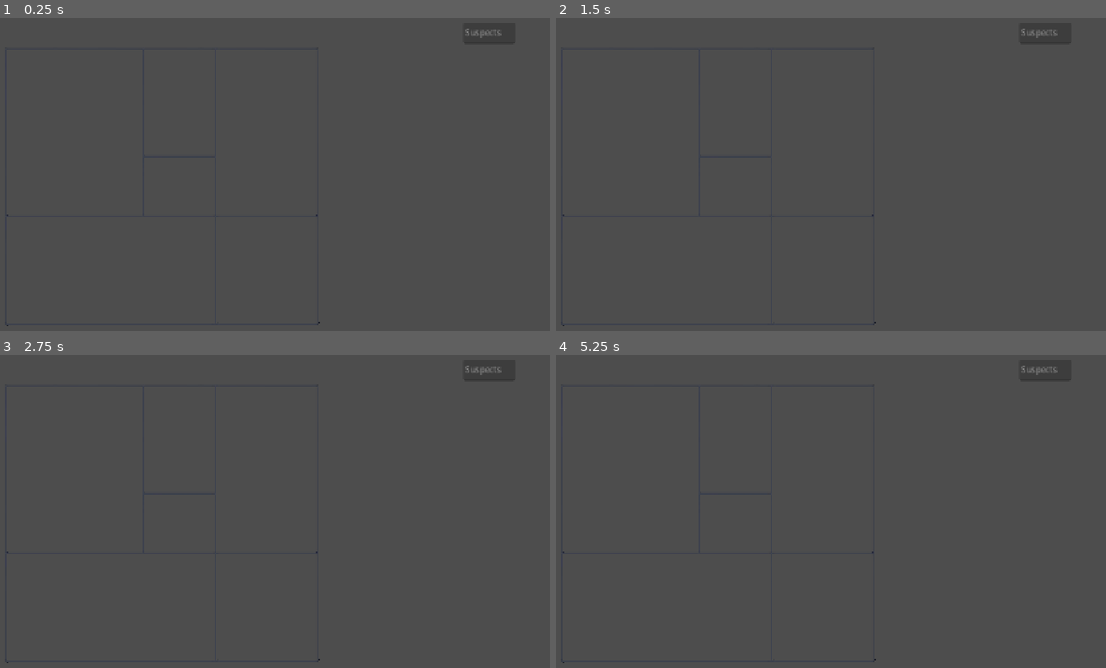
Above: before the commit, frames 1-4 (two rows, left to right).
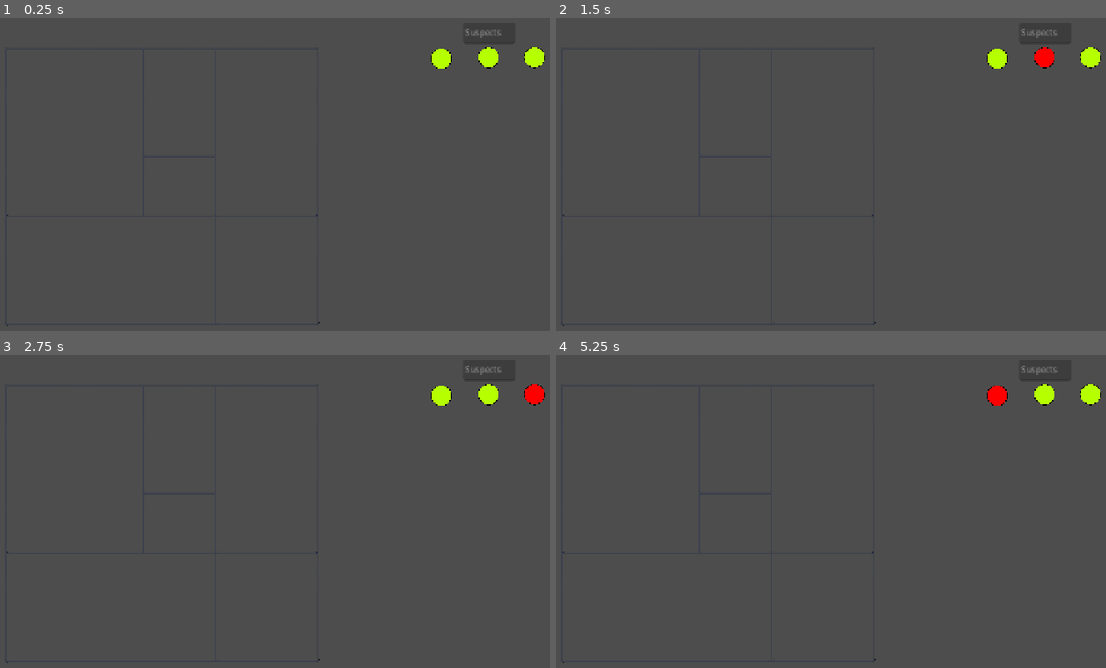
Above: after the commit, the same moments.

Repository: aduImperfect/BrackeysGJ
Game: Godot game, scene res://Scenes/main.tscn
Same seed, same stepped clock (60 frames per second), same inputs: the game is played once before the commit and once after it.
Inputs (mouse positions are in pixels of both pictures, inside the frame that each line leads up to):
- Up to frame 1 (0.25 s): no input
- Up to frame 2 (1.5 s): click (996, 58) at 0.52 s; click (1045, 58) at 1.27 s
- Up to frame 3 (2.75 s): click (533, 395) at 2.02 s
- Up to frame 4 (5.25 s): click (996, 395) at 2.77 s; click (1045, 395) at 3.52 s; click (1089, 395) at 4.27 s; click (996, 395) at 5.02 s

The runs differ from the first frame. In frame 1, 0.6% of the frame differs, in the area x 78-100%, y 9-17%; in frame 2, 0.6%; in frame 3, 0.6%; in frame 4, 0.6%.

Commit message:
Adding in buttons for suspects clicking

Diff:
--- a/brackeys-gj/Scenes/mainui.tscn
+++ b/brackeys-gj/Scenes/mainui.tscn
@@ -1,4 +1,9 @@
 [gd_scene format=3 uid="uid://dwefd1o4kvbii"]
+
+[ext_resource type="Script" uid="uid://bsy7muk02wp7q" path="res://Scripts/suspects_title.gd" id="1_hmkf7"]
+[ext_resource type="Texture2D" uid="uid://d3643rc2jitha" path="res://Textures/Suspects_1.png" id="1_nia38"]
+[ext_resource type="Texture2D" uid="uid://bn3mhbdo20de2" path="res://Textures/Suspects_2.png" id="2_hmkf7"]
+[ext_resource type="Texture2D" uid="uid://dkb3b4y1kedq8" path="res://Textures/Suspects_3.png" id="3_4vhit"]
 
 [node name="MainUI" type="Node2D" unique_id=2093234743]
 
@@ -11,7 +16,7 @@
 offset_right = 1270.0
 offset_bottom = 310.0
 
-[node name="TextEdit" type="TextEdit" parent="Suspects" unique_id=302238619]
+[node name="SuspectsTitle" type="TextEdit" parent="Suspects" unique_id=302238619]
 custom_minimum_size = Vector2(100, 40)
 layout_mode = 0
 offset_left = 245.0
@@ -20,3 +25,37 @@
 text = "Suspects"
 editable = false
 selecting_enabled = false
+script = ExtResource("1_hmkf7")
+
+[node name="SuspectButton_1" type="TextureButton" parent="Suspects" unique_id=1721453105]
+layout_mode = 0
+offset_left = 183.0
+offset_top = 48.0
+offset_right = 223.0
+offset_bottom = 88.0
+scale = Vector2(0.1, 0.1)
+texture_normal = ExtResource("1_nia38")
+texture_pressed = ExtResource("2_hmkf7")
+texture_hover = ExtResource("3_4vhit")
+
+[node name="SuspectButton_2" type="TextureButton" parent="Suspects" unique_id=538804975]
+layout_mode = 0
+offset_left = 274.0
+offset_top = 46.0
+offset_right = 674.0
+offset_bottom = 446.0
+scale = Vector2(0.1, 0.1)
+texture_normal = ExtResource("1_nia38")
+texture_pressed = ExtResource("2_hmkf7")
+texture_hover = ExtResource("3_4vhit")
+
+[node name="SuspectButton_3" type="TextureButton" parent="Suspects" unique_id=297813803]
+layout_mode = 0
+offset_left = 362.0
+offset_top = 46.0
+offset_right = 762.0
+offset_bottom = 446.0
+scale = Vector2(0.1, 0.1)
+texture_normal = ExtResource("1_nia38")
+texture_pressed = ExtResource("2_hmkf7")
+texture_hover = ExtResource("3_4vhit")
--- /dev/null
+++ b/brackeys-gj/Scripts/suspects_title.gd
@@ -0,0 +1,18 @@
+extends TextEdit
+
+
+# Called when the node enters the scene tree for the first time.
+func _ready() -> void:
+	pass # Replace with function body.
+
+
+# Called every frame. 'delta' is the elapsed time since the previous frame.
+func _process(_delta: float) -> void:
+	pass
+
+func _input(event: InputEvent):
+	# Check if a mouse button is clicked while the node has focus
+	if has_focus() and event is InputEventMouseButton and event.pressed:
+		# If the click position is outside the node's rectangle
+		if not get_global_rect().has_point(event.position):
+			release_focus()
Not shown, added: brackeys-gj/Scripts/suspects_title.gd.uid
Binary file added: brackeys-gj/Textures/Suspects_1.png
Not shown, added: brackeys-gj/Textures/Suspects_1.png.import
Binary file added: brackeys-gj/Textures/Suspects_2.png
Not shown, added: brackeys-gj/Textures/Suspects_2.png.import
Binary file added: brackeys-gj/Textures/Suspects_3.png
Not shown, added: brackeys-gj/Textures/Suspects_3.png.import
Not shown, added: brackeys-gj/Textures/Suspects.pdn
